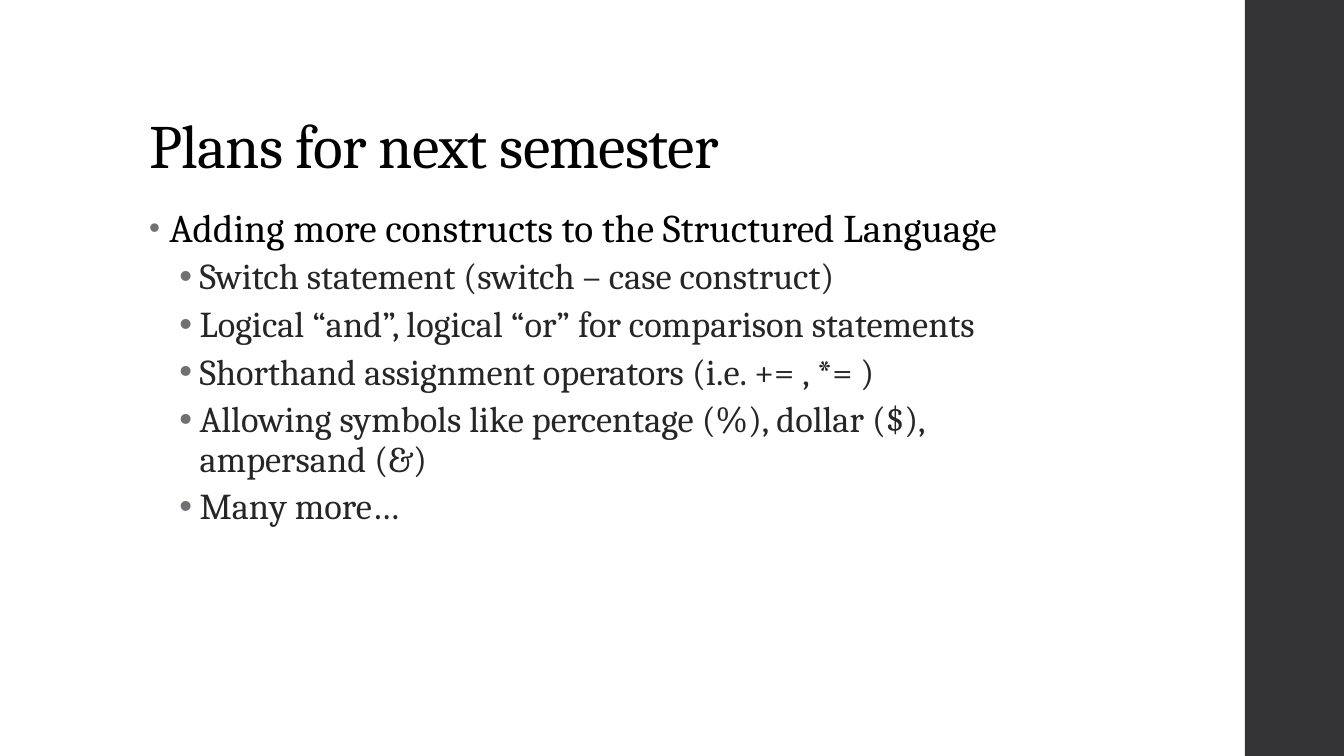
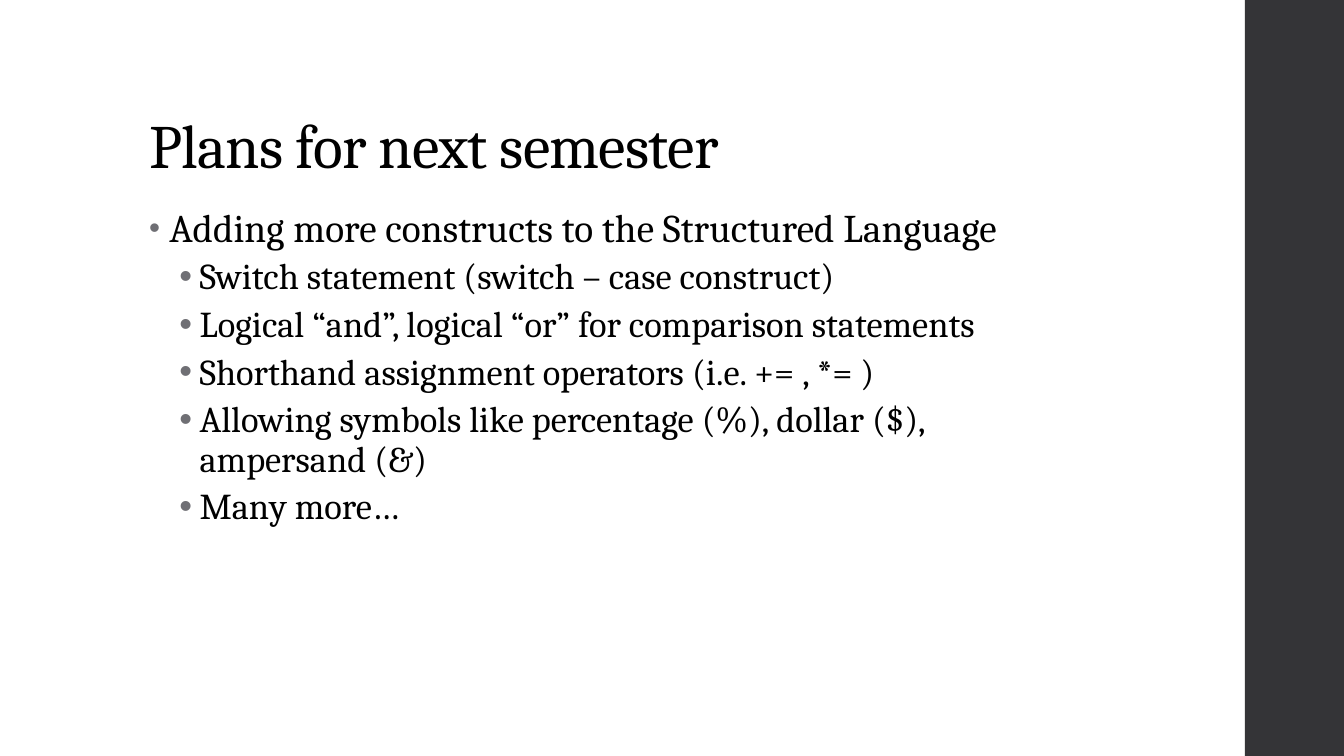
Before and after one commit to nlzz22/FYPTalkToCode, a slide deck: slide 38 of FYP CA Presentation.pptx. Drawn at 1344x756 pixels with LibreOffice and Linux fonts; fonts in the diff are those of the drawing. Boxes give left, top, right and bottom in pixels: in the first picture for what was removed or moved away, otherwise in the second. Text is boxed around its words. In the diff, an @@ line names an element or a change of style, - is before the commit and + after.

Commit message:
Added two copies of the ppt slides where one has no annotations, minor font color edits

```diff
--- a/FYP CA Presentation.pptx
+++ b/FYP CA Presentation.pptx
@@ text at box(200, 263, 975, 527): text colour #262626 to #000000 in "Switch statement (switch – case construct)", "Logical “and”, logical “or” for comparison statements", "Shorthand assignment operators (i.e. += , *= ...", "Allowing symbols like percentage (%), dollar ($), ..." and 1 more places @@
```
Also in this commit, not shown: 3 other slides changed, 1 other file.
